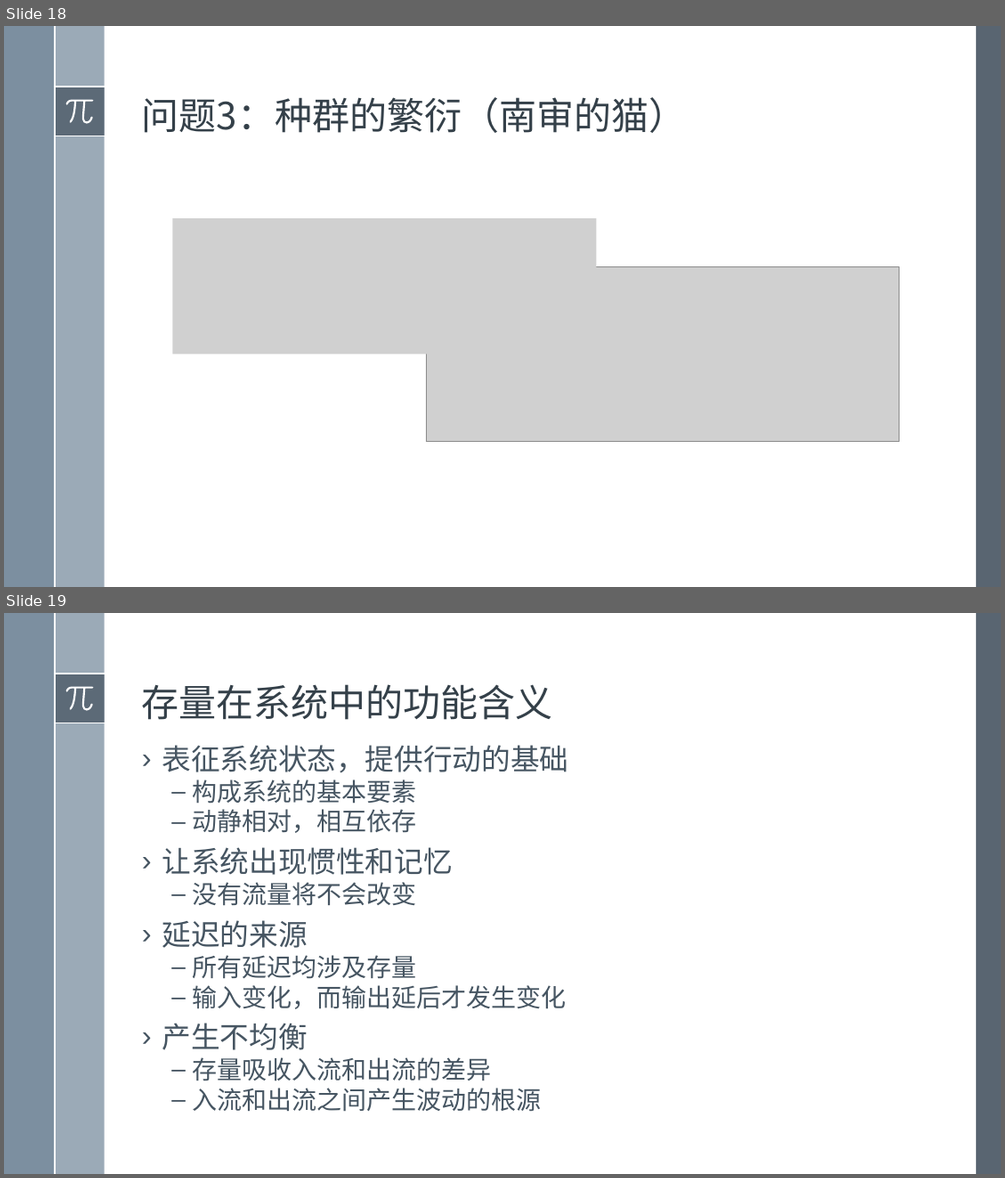
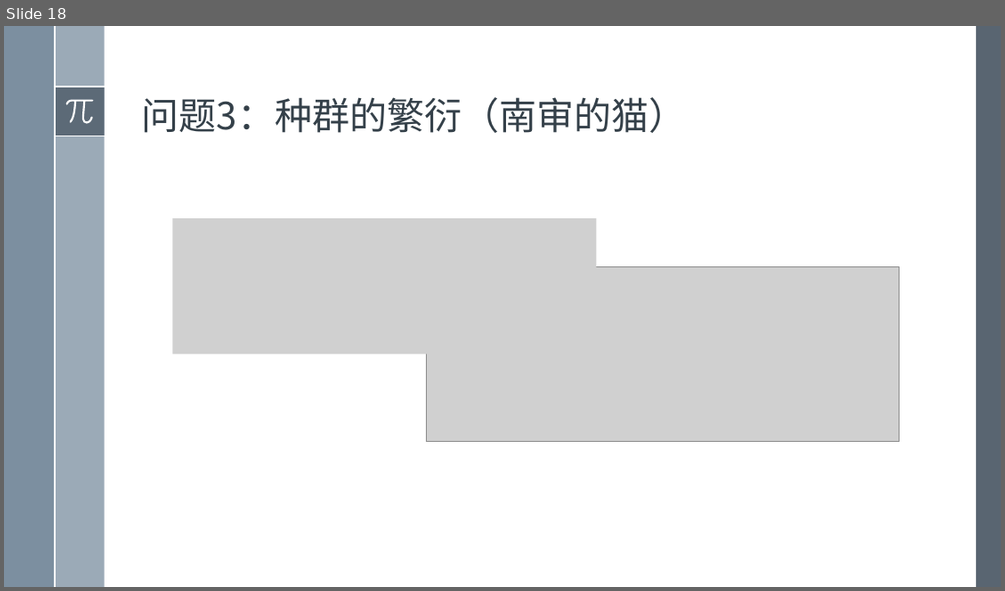
Before and after one commit to exoplanetX/SystemDynamics, a slide deck: 系统仿真-2-计算基础.pptx. Shown one above the other, each under a label of ours: slides 18 and 19 before the commit, slide 18 after it. The pictures are 1005x1178 and 1005x591 pixels, drawn with LibreOffice and Linux fonts; fonts in the diff are those of the drawing; grey boxes stand for pictures. Boxes give left, top, right and bottom in pixels: in the first picture for what was removed or moved away, otherwise in the second. Text is boxed around its words. In the diff, an @@ line names an element or a change of style, - is before the commit and + after.

```diff
--- a/系统仿真-2-计算基础.pptx
+++ b/系统仿真-2-计算基础.pptx
@@ slide 19 removed at (4, 613, 1001, 1174), background #FFFFFF; not listed: 8 template elements that a slide beside it also shows @@
@@ title removed at (142, 684, 553, 720) @@
-存量在系统中的功能含义
@@ text removed at (162, 745, 569, 1111) @@
-› 表征系统状态，提供行动的基础
-  – 构成系统的基本要素
-  – 动静相对，相互依存
-› 让系统出现惯性和记忆
-  – 没有流量将不会改变
-› 延迟的来源
-  – 所有延迟均涉及存量
-  – 输入变化，而输出延后才发生变化
-› 产生不均衡
-  – 存量吸收入流和出流的差异
-  – 入流和出流之间产生波动的根源
```
Also in this commit, not shown: 7 slides changed, 4 other slides removed.
